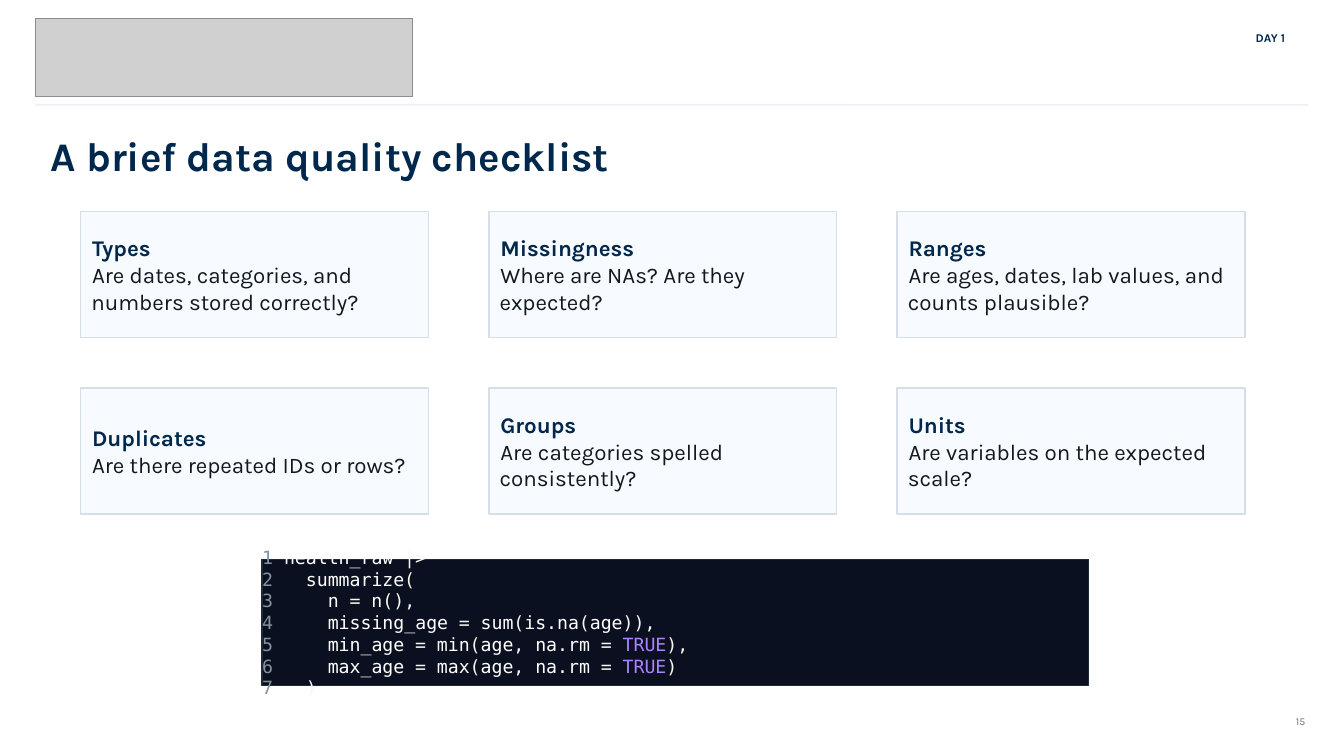
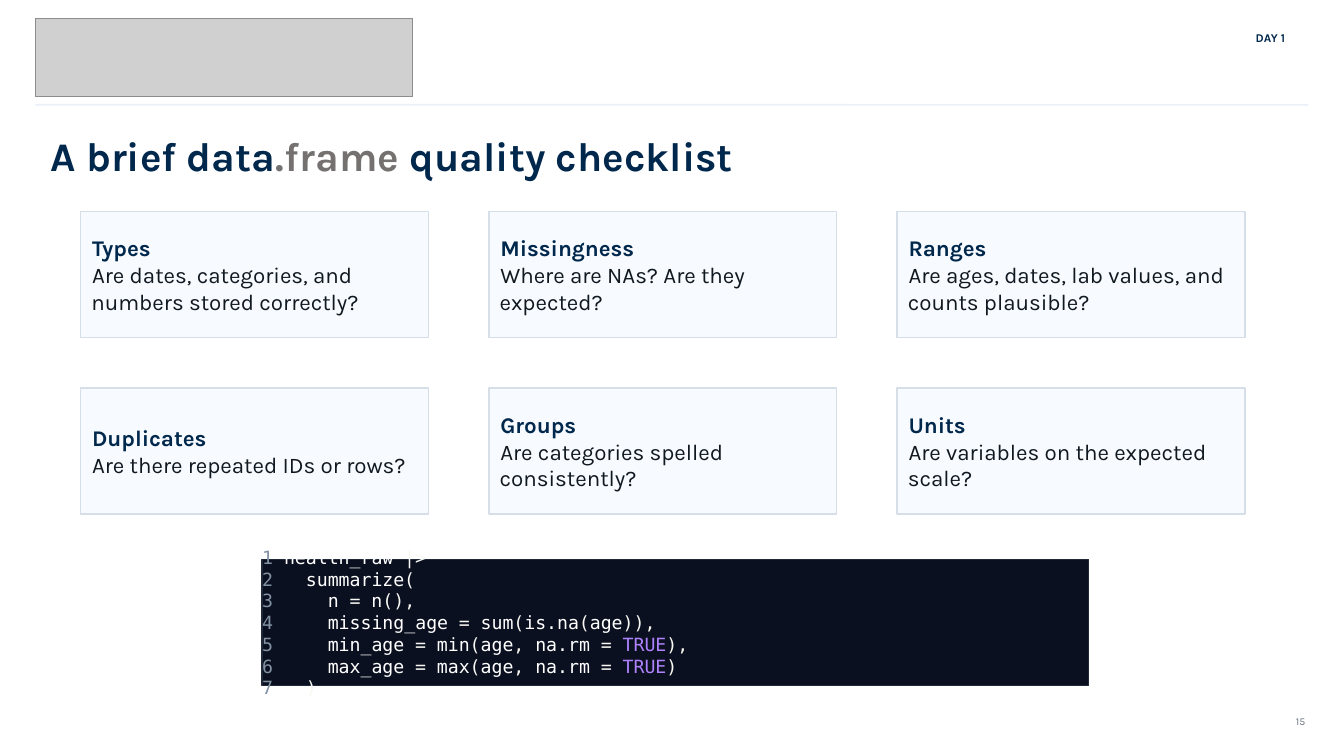
Before and after one commit to umich-biostatistics/Rbootcamp-2026, a slide deck: slide 12 of slides/Rbootcamp-2026-day-1.pptx. Drawn at 1344x756 pixels with LibreOffice and Linux fonts; fonts in the diff are those of the drawing; grey boxes stand for pictures. Boxes give left, top, right and bottom in pixels: in the first picture for what was removed or moved away, otherwise in the second. Text is boxed around its words. In the diff, an @@ line names an element or a change of style, - is before the commit and + after.

```diff
--- a/slides/Rbootcamp-2026-day-1.pptx
+++ b/slides/Rbootcamp-2026-day-1.pptx
@@ text at <box>50,142,733,182</box>: text changed @@
-A brief data quality checklist
+A brief data.frame quality checklist
```
Also in this commit, not shown: 1 other slide changed, 1 other file.
